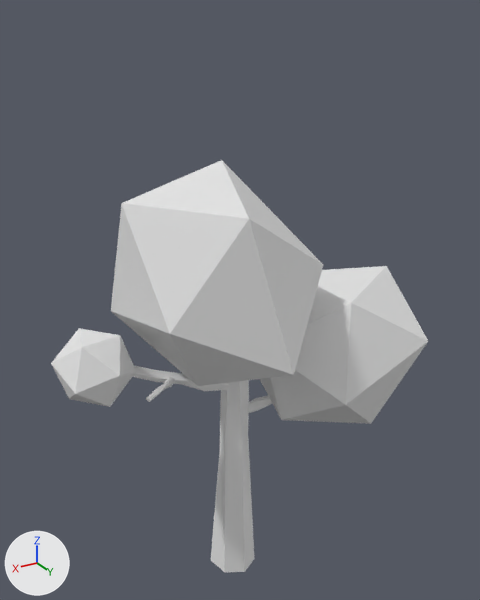
What one commit did to the Blender file HereWeSettleDown/Assets/Models/Trees/Tree4.blend.
Rendered twice from a 50 mm lens placed at (6.86, 11.86, 12.31), pointed at (-0.42, -0.28, 6.24). Arrows for +X, +Y and +Z are at lower left; the lights stay in place.

The first picture shows 'Branchlarge', 'Branchsmol', 'Leavesbig', 'Leavesbig.001', 'Leavessmol', 'Trunk'.
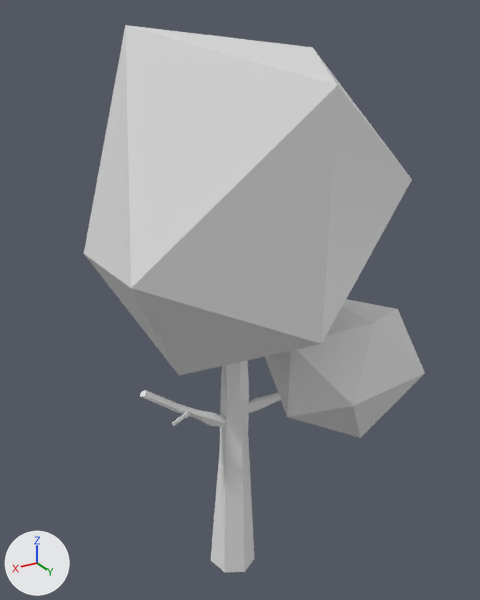
The change in detail:
me_icosphere_007 has 12 vertices, 20 faces and spans x -1.1..0.95, y -0.92..1.07, z -1.12..1.06.
me_icosphere_007 is used by ob_leavesbig; location (0.44, 0.14, 7.08); rotation (-0.177, -9.755, -6.234), in degrees (-10, 161, -357); scale (2.23, 2.23, 2.23).
Part 1, on me_icosphere_007:
Vertex 0 of me_icosphere_007 moves from (-0.14, -0.02, -1.12) at pixel (221, 159) to (-0.17, -0.03, -1.09) at pixel (125, 25).
Vertex 1 of me_icosphere_007 moves from (0.77, -0.56, -0.47) to (0.69, -0.58, -0.38) at pixel (131, 288).
Vertex 2 of me_icosphere_007 moves from (-0.48, -0.92, -0.55) to (-0.53, -0.94, -0.4) at pixel (337, 85).
Vertex 3 of me_icosphere_007 moves from (-1.1, -0.01, -0.54) at pixel (121, 203) to (-1.02, -0.01, -0.2) at pixel (312, 47).
Vertex 4 of me_icosphere_007 moves from (-0.51, 1.03, -0.57) at pixel (249, 218) to (-0.5, 1.02, -0.51).
Vertex 5 of me_icosphere_007 moves from (0.69, 0.71, -0.31) at pixel (323, 264) to (0.57, 0.66, -0.16) at pixel (83, 253).
Vertex 6 of me_icosphere_007 moves from (0.29, -0.9, 0.47) to (0.26, -0.94, 0.64) at pixel (321, 343).
Vertex 7 of me_icosphere_007 moves from (-0.77, -0.56, 0.47) at pixel (110, 311) to (-0.9, -0.61, 0.72) at pixel (412, 179).
Vertex 8 of me_icosphere_007 moves from (-0.77, 0.56, 0.47) at pixel (169, 333) to (-0.8, 0.52, 0.65).
Vertex 9 of me_icosphere_007 moves from (0.22, 1.07, 0.67) at pixel (293, 374) to (0.26, 1.06, 0.76).
Vertex 10 of me_icosphere_007 moves from (0.95, 0.0, 0.47) to (0.76, -0.06, 0.54) at pixel (178, 375).
Vertex 11 of me_icosphere_007 moves from (0.0, 0.0, 1.06) at pixel (197, 386) to (-0.07, -0.06, 1.16).
Object 'Branchsmol' (ob_branchsmol) moves from (1.87, 0.59, 4.97) to (1.45, 0.53, 4.05).
Object 'Branchsmol' (ob_branchsmol) turns from (-85, -35, -52) to (-74, -41, -59) degrees about x, y and z.
Object 'Branchsmol' (ob_branchsmol) is rescaled from (0.0581, 0.0581, -0.33) to (0.046, 0.046, -0.261).
Object 'Branchlarge' (ob_branchlarge) moves from (1.11, -0.03, 5.01) to (0.85, 0.04, 3.97).
Object 'Branchlarge' (ob_branchlarge) turns from (58, 25, 73) to (47, 22, 68) degrees about x, y and z.
Object 'Branchlarge' (ob_branchlarge) is rescaled from (0.131, 0.101, -0.838) to (0.103, 0.0799, -0.663).
Object 'Leavesbig.001' (ob_leavesbig_001) moves from (-2.46, 0.6, 4.84) to (-2.79, 0.6, 4.27).
Object 'Leavesbig.001' (ob_leavesbig_001) turns from (181, -74, -178) to (182, -57, -179) degrees about x, y and z.
Object 'Leavesbig.001' (ob_leavesbig_001) is rescaled from (-1.99, -1.99, -1.99) to (-1.75, -1.75, -1.75).
Object 'Leavesbig' (ob_leavesbig) moves from (0.44, 0.14, 7.08) to (0.44, 0.14, 8.66).
Object 'Leavesbig' (ob_leavesbig) turns from (-10, 161, -357) to (3.5, 143, -169) degrees about x, y and z.
Object 'Leavesbig' (ob_leavesbig) is rescaled from (2.23, 2.23, 2.23) to (3.99, 2.71, 3.54).
Object 'Leavessmol' (ob_leavessmol) is deleted.

Changed parts and their boxes [x1, y1, x2, y2] in the pictures (480 x 600 px):
'Leavesbig', reshaped, moved, turned, rescaled
    before: [111, 160, 323, 386]
    after: [84, 25, 412, 375]
'Leavesbig.001', moved, turned, rescaled
    before: [260, 266, 428, 424]
    after: [265, 299, 425, 438]
'Leavessmol', deleted
    before: [51, 328, 136, 407]
'Branchlarge', moved, turned, rescaled
    before: [132, 366, 230, 391]
    after: [140, 390, 227, 427]
'Branchsmol', moved, turned, rescaled
    before: [146, 378, 175, 402]
    after: [172, 411, 191, 426]
